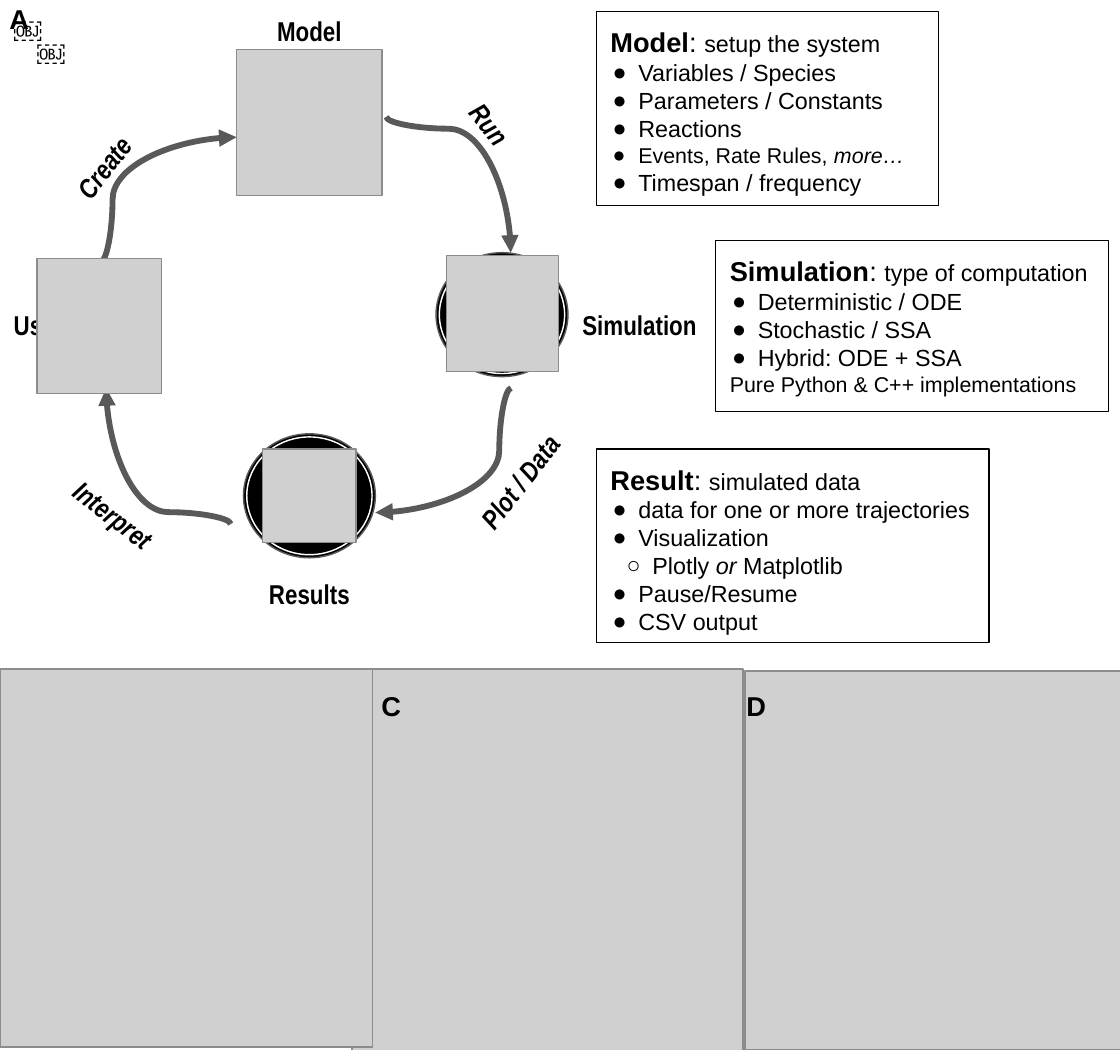
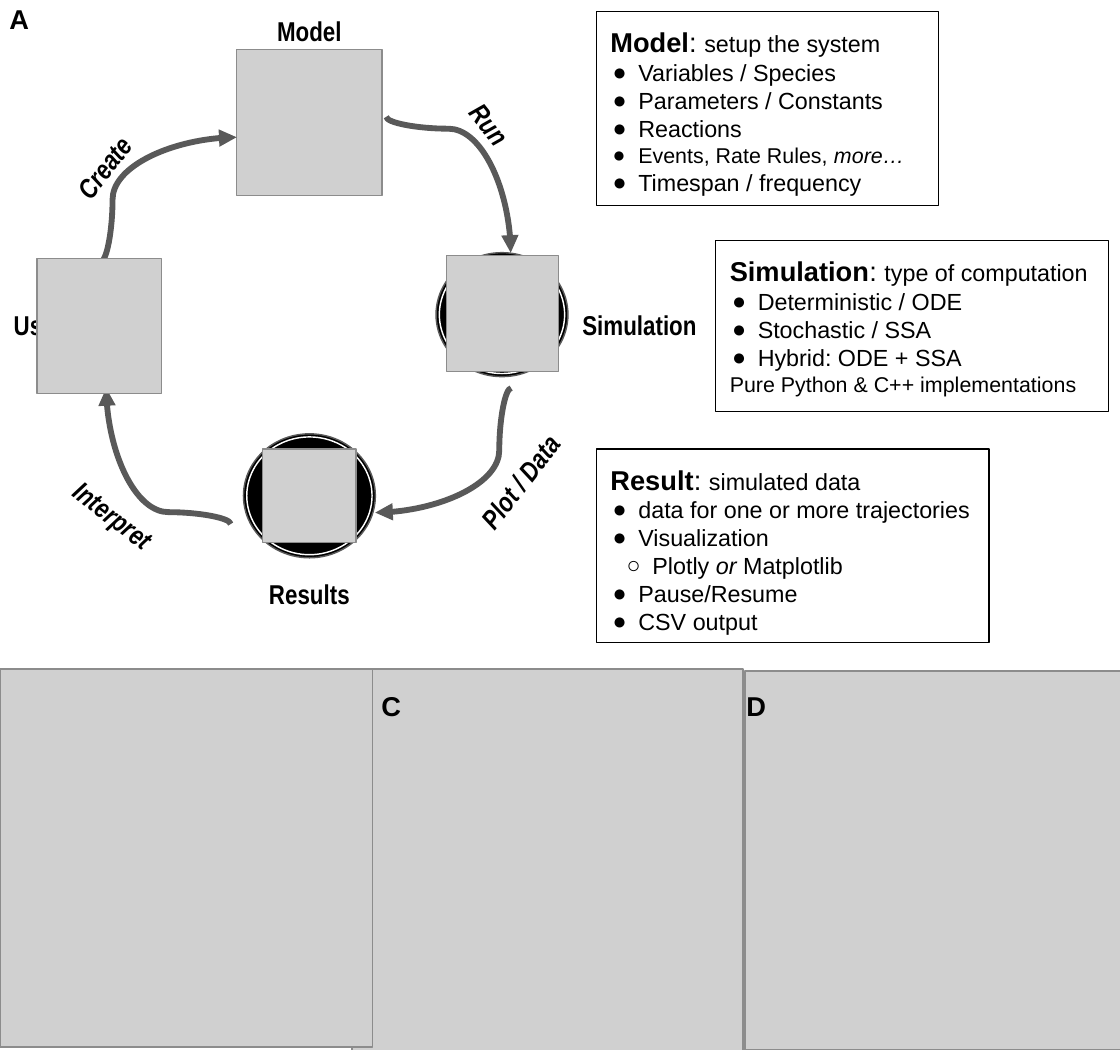
Before and after one commit to GillesPy2/GillesPy2_paper, a slide deck: slide 1 of images/GillesPy2 Flow Graphic v3.pptx. Drawn at 1120x1050 pixels with LibreOffice and Linux fonts; fonts in the diff are those of the drawing; grey boxes stand for pictures. Boxes give left, top, right and bottom in pixels: in the first picture for what was removed or moved away, otherwise in the second. Text is boxed around its words. In the diff, an @@ line names an element or a change of style, - is before the commit and + after.

```diff
--- a/images/GillesPy2 Flow Graphic v3.pptx
+++ b/images/GillesPy2 Flow Graphic v3.pptx
@@ text removed at (x1=0, y1=0, x2=459, y2=62) @@
-￼
@@ text removed at (x1=24, y1=24, x2=483, y2=85) @@
-￼
```
Also in this commit, not shown: 8 other files.
